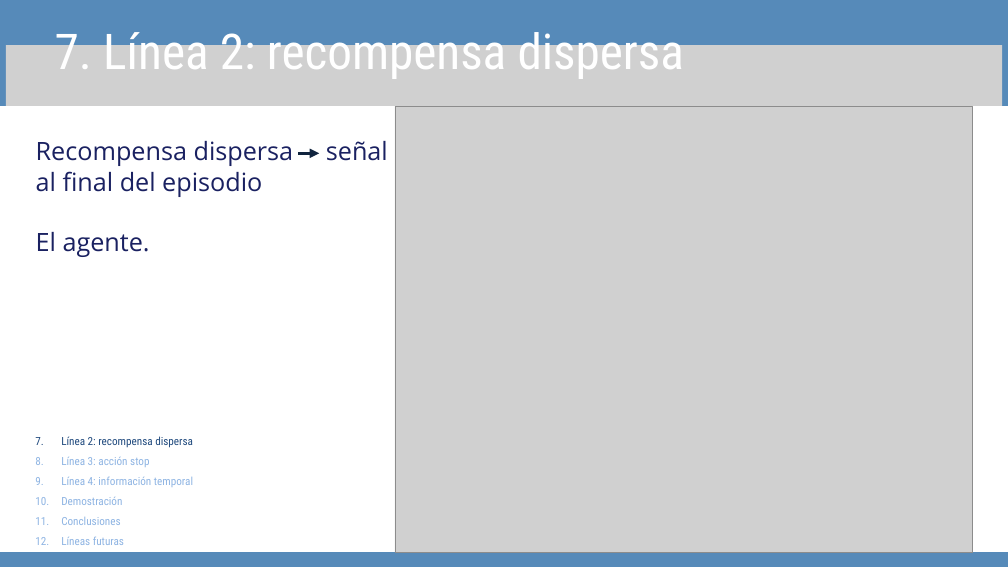
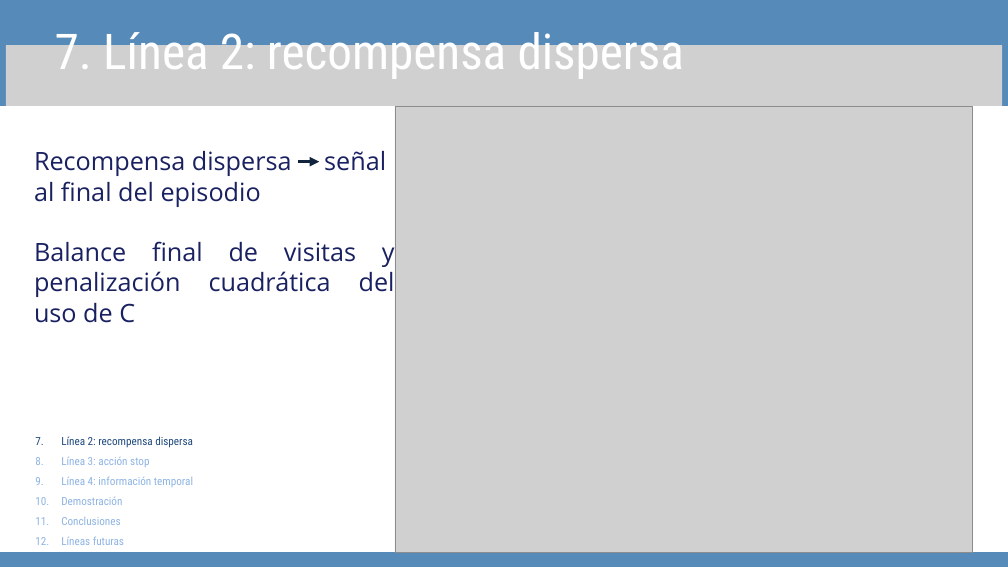
Before and after one commit to davidsolero/TFG-Coppelia-Reinforcement-Learning, a slide deck: slide 10 of redaccion/defensa/Presentación Trabajo Final Tesis Profesional Moderna Sencilla Azul .pptx. Drawn at 1008x567 pixels with LibreOffice and Linux fonts; fonts in the diff are those of the drawing; grey boxes stand for pictures. Boxes give left, top, right and bottom in pixels: in the first picture for what was removed or moved away, otherwise in the second. Text is boxed around its words. In the diff, an @@ line names an element or a change of style, - is before the commit and + after.

```diff
--- a/redaccion/defensa/Presentación Trabajo Final Tesis Profesional Moderna Sencilla Azul .pptx
+++ b/redaccion/defensa/Presentación Trabajo Final Tesis Profesional Moderna Sencilla Azul .pptx
@@ text "Recompensa dispersa señal al final ...": place and size @@
-text "Recompensa dispersa señal al final ..." at [36, 141, 294, 257]
+text "Recompensa dispersa señal al final ..." at [34, 151, 395, 323]
@@ arrow moved from (298, 153) - (319, 153) to (298, 162) - (319, 162) @@
@@ text at [34, 241, 395, 323]: text changed @@
-El agente.
+Balance final de visitas y penalización cuadrática del uso de C
```
Also in this commit, not shown: 7 other slides changed, 2 slides added.
